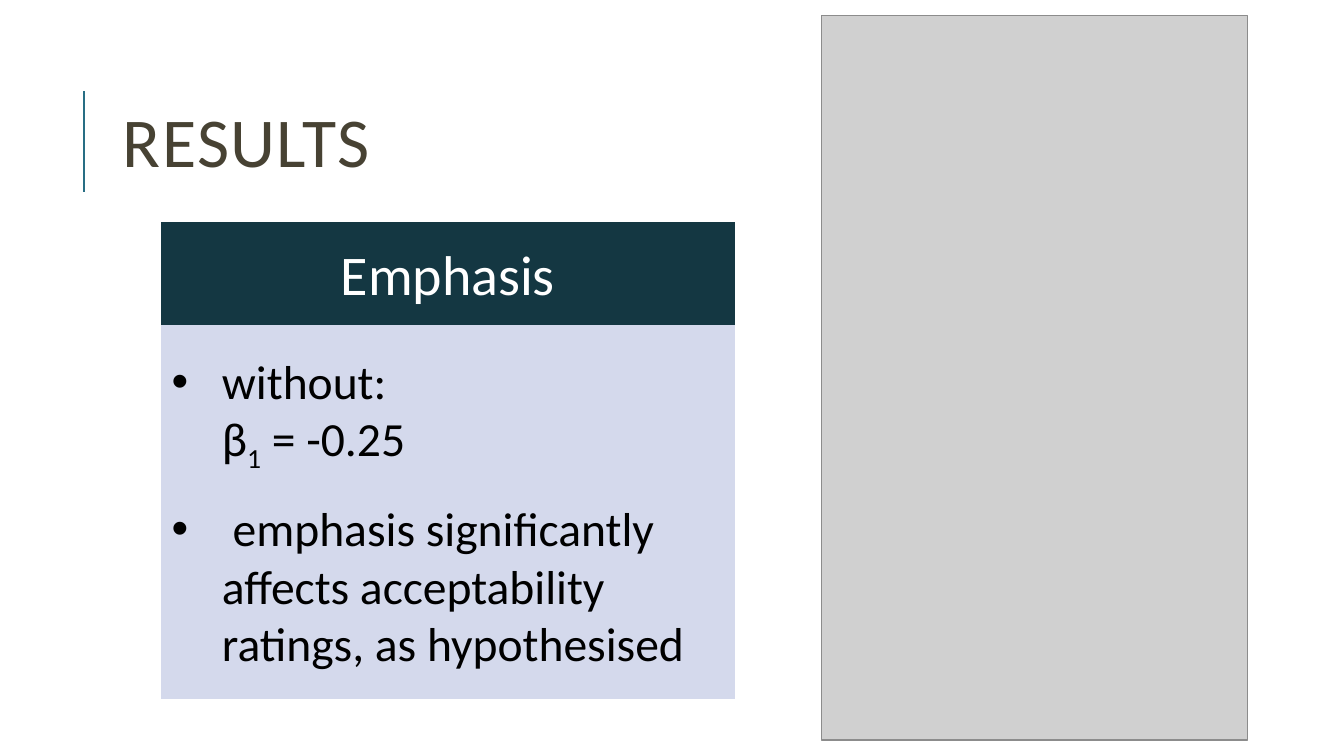
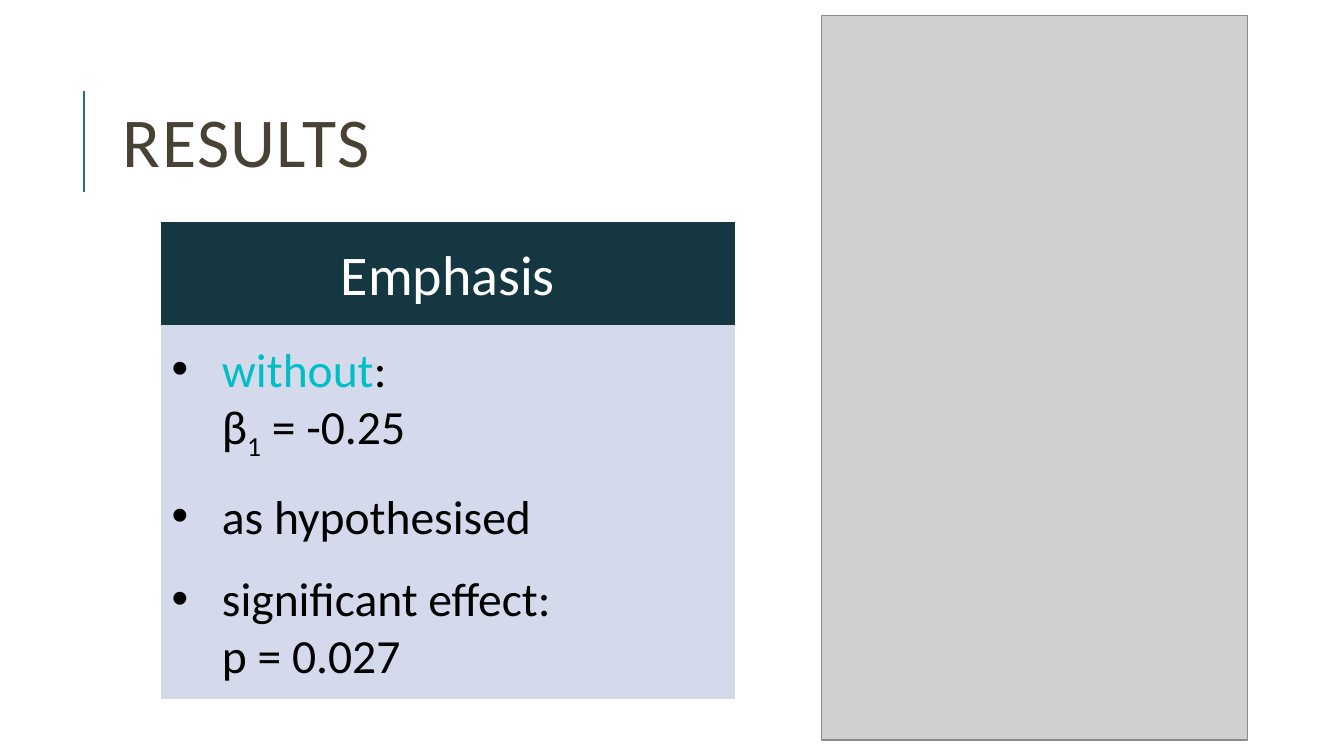
Before and after one commit to miriamschiele/MA, a slide deck: slide 27 of presentation/Miriam Schiele, MA presentation.pptx (slide 40 before the commit). Drawn at 1344x756 pixels with LibreOffice and Linux fonts; fonts in the diff are those of the drawing; grey boxes stand for pictures. Boxes give left, top, right and bottom in pixels: in the first picture for what was removed or moved away, otherwise in the second. Text is boxed around its words. In the diff, an @@ line names an element or a change of style, - is before the commit and + after.

```diff
--- a/presentation/Miriam Schiele, MA presentation.pptx
+++ b/presentation/Miriam Schiele, MA presentation.pptx
@@ text in rectangle at (222,354,405,445): text colour #000000 to #00BFC4 in "without:" @@
@@ text in rectangle at (222,501,550,681): text changed @@
-• emphasis significantly affects acceptability ratings, as hypothesised
+• as hypothesised
+• significant effect:
+  p = 0.027
```
Also in this commit, not shown: 17 other slides changed, 12 slides added, 14 slides removed, 3 other files.
